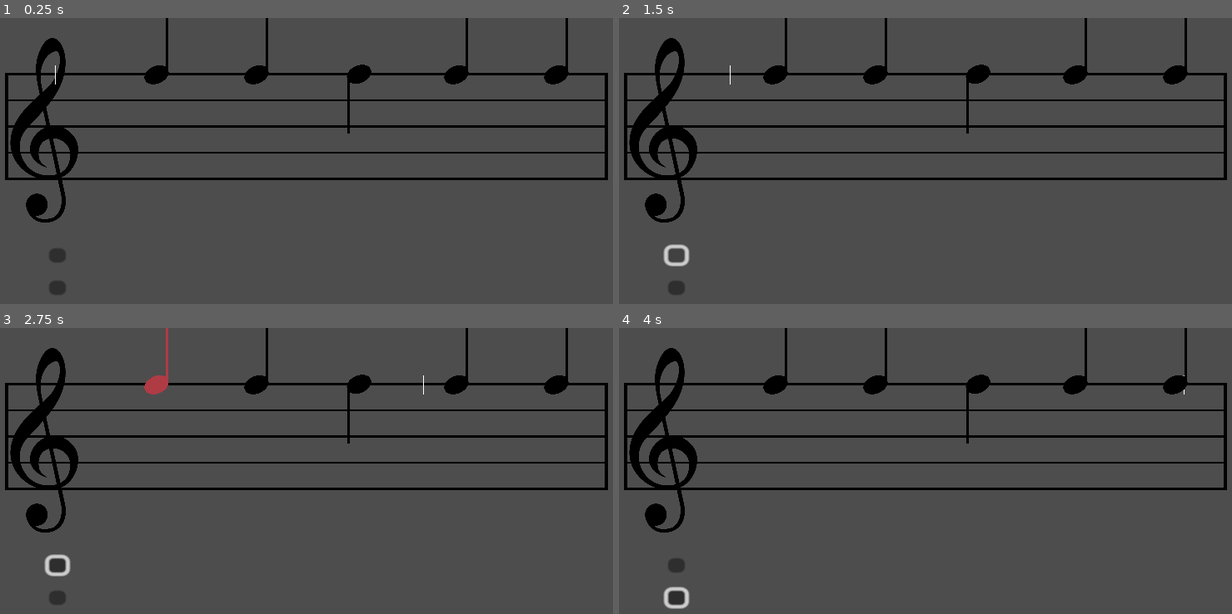
Above: before the commit, frames 1-4 (two rows, left to right).
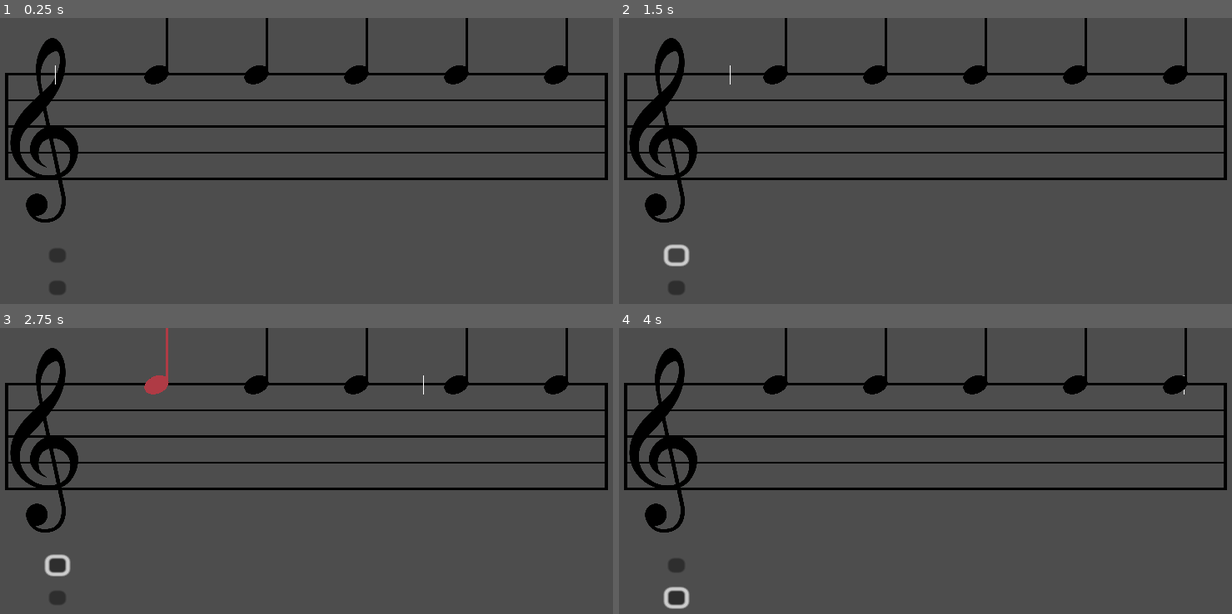
Above: after the commit, the same moments.

Repository: Sniggiho/COMP225-Reluna
Game: Godot game, scene res://Scenes/firstScene.tscn
Same seed, same stepped clock (60 frames per second), same inputs: the game is played once before the commit and once after it.
Inputs (mouse positions are in pixels of both pictures, inside the frame that each line leads up to):
- Up to frame 1 (0.25 s): no input
- Up to frame 2 (1.5 s): click (674, 255) at 0.5 s; click (674, 255) at 1.25 s
- Up to frame 3 (2.75 s): click (159, 385) at 2.02 s
- Up to frame 4 (4 s): click (674, 596) at 2.75 s; click (778, 385) at 3.52 s

The runs differ from the first frame. In frame 1, 0.2% of the frame differs, in the area x 56-61%, y 0-41%; in frame 2, 0.2%; in frame 3, 0.2%; in frame 4, 0.2%.

Commit message:
level manager now detunes random notes

Diff:
--- a/Project/Scenes/LevelManager/LevelManager.gd
+++ b/Project/Scenes/LevelManager/LevelManager.gd
@@ -55,19 +55,25 @@
 @onready var _tuneCreatorScene : PackedScene = preload("res://Scenes/TuneCreator/tune_creator.tscn")
 var _tuneCreator : TuneCreator
 
-## Will look like [0, 1, 0, 0, 1], where the 1 positions have detuned notes
+## Will look like [false, true, false, false, ture], where the "true" positions have detuned notes
 var listOfDetunedNotes : Array
 
-## TODO, make it generate better
+## Randomly selects notes to be out of tune, storing this value in the listOfDetunedNotes class variable
 func createListOfDetunedNotes() -> void:
-	listOfDetunedNotes.append(false)
+	var detuneList = []
+	for n in range(numNotes):
+		detuneList.append(false)
+
+	detuneList[0] = false # we require that the first note be out of tune
+
+	var possibleIndices = range(1,numNotes)
+	possibleIndices.shuffle()
 
 	for i in range(numOutOfTune):
-		listOfDetunedNotes.append(true)
-	for i in range(numNotes - numOutOfTune - 1):
-		listOfDetunedNotes.append(false)
+		detuneList[possibleIndices[i]] = true
 
-	print(listOfDetunedNotes.size())
+	listOfDetunedNotes = detuneList
+	print("list of detuned notes:", listOfDetunedNotes)
 	pass
 
 ## Create a tune creator with the given parameters
@@ -105,6 +111,8 @@
 
 # Called when the node enters the scene tree for the first time.
 func _ready():
+	if numOutOfTune>numNotes-1: # if we want more out of tune notes than we have notes, we set the number of detuned notes to the max possible
+		numOutOfTune = numNotes-1
 	createListOfDetunedNotes()
 	createTuneCreator()
 	print(listOfDetunedNotes)
